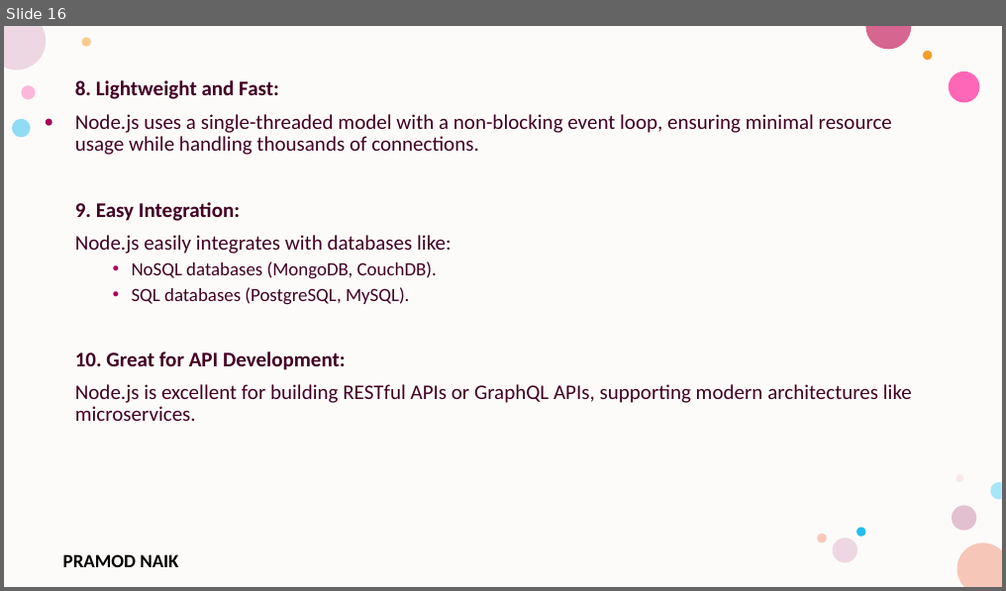
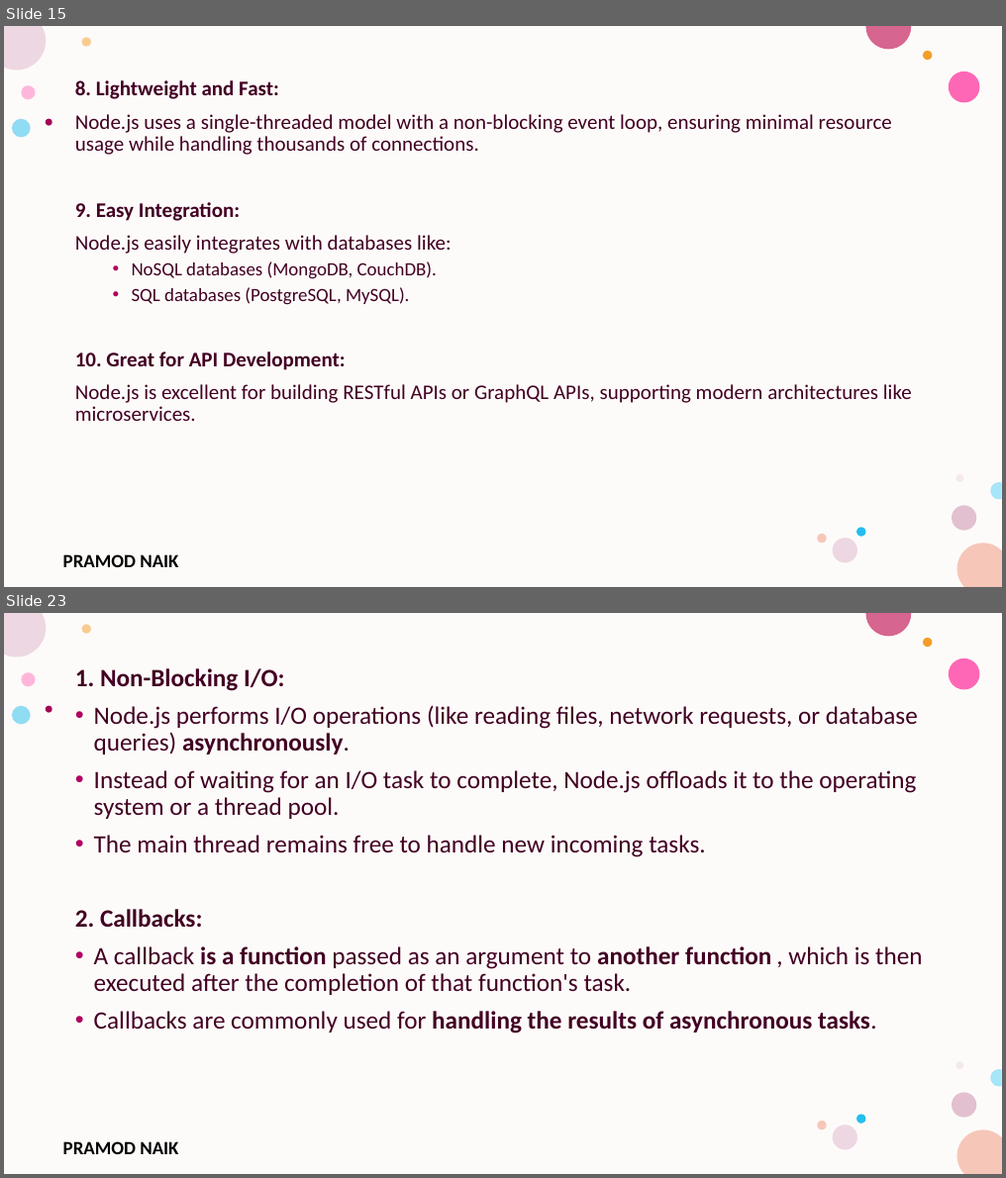
Before and after one commit to PRAMOD-VISHNU-NAIK/MCA-3rd-Sem-Srinivas-College, a slide deck: Theory CLass Notes/Module-1.pptx. Shown one above the other, each under a label of ours: slide 16 before the commit, slides 15 and 23 after it; the slides between them are not shown. The pictures are 1006x591 and 1006x1178 pixels, drawn with LibreOffice and Linux fonts; fonts in the diff are those of the drawing; background and template pictures are left out. Boxes give left, top, right and bottom in pixels: in the first picture for what was removed or moved away, otherwise in the second. Text is boxed around its words. In the diff, an @@ line names an element or a change of style, - is before the commit and + after.

```diff
--- a/Theory CLass Notes/Module-1.pptx
+++ b/Theory CLass Notes/Module-1.pptx
@@ slide 23 added at <box>4,613,1002,1174</box>, background #FFFFFF; not listed: 17 template elements that a slide beside it also shows @@
@@ text added at <box>75,668,922,1034</box>, 24 pt, text #420023 @@
+1. Non-Blocking I/O:
+• Node.js performs I/O operations (like reading files, network requests, or database queries) asynchronously.
+• Instead of waiting for an I/O task to complete, Node.js offloads it to the operating system or a thread pool.
+• The main thread remains free to handle new incoming tasks.
+2. Callbacks:
+• A callback is a function passed as an argument to another function , which is then executed after the completion of that function's task.
+• Callbacks are commonly used for handling the results of asynchronous tasks.
@@ what was slide 16 is now slide 15 @@
```
Also in this commit, not shown: 41 other slides added, 6 slides removed, 1 other file.
